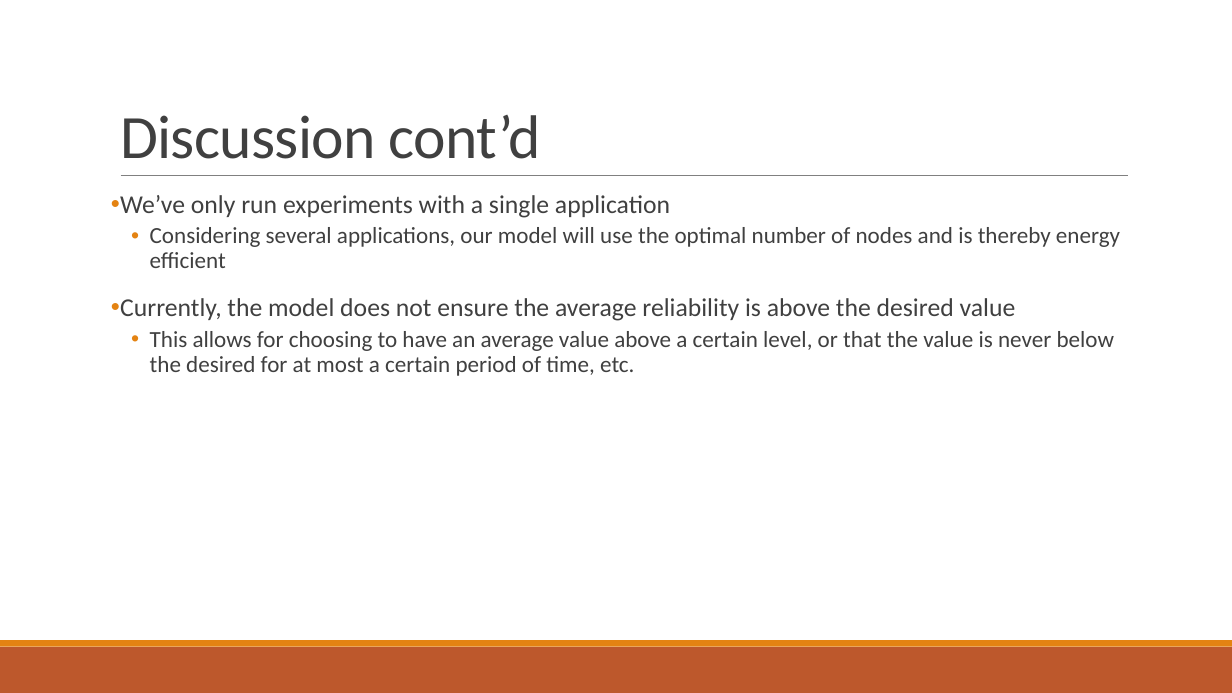
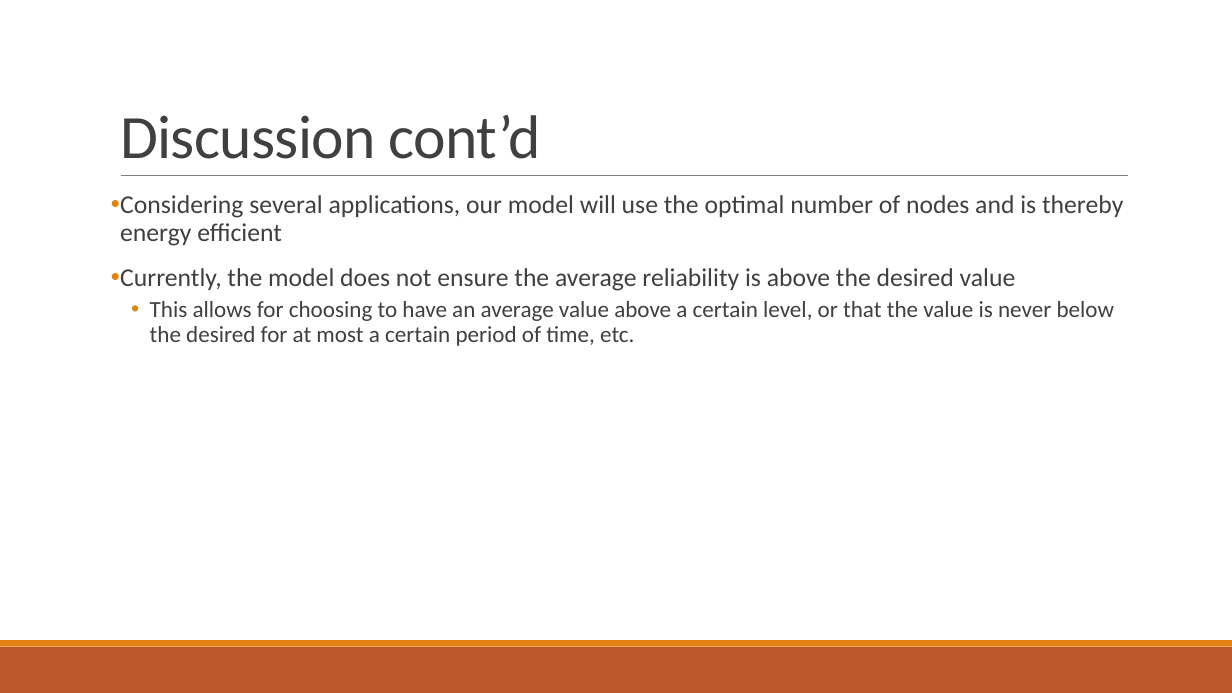
Before and after one commit to PStahl/master_thesis, a slide deck: slide 49 of presentation/presentation2.pptx. Drawn at 1232x693 pixels with LibreOffice and Linux fonts; fonts in the diff are those of the drawing. Boxes give left, top, right and bottom in pixels: in the first picture for what was removed or moved away, otherwise in the second. Text is boxed around its words. In the diff, an @@ line names an element or a change of style, - is before the commit and + after.

```diff
--- a/presentation/presentation2.pptx
+++ b/presentation/presentation2.pptx
@@ text at (x1=120, y1=195, x2=670, y2=218): paragraph removed @@
-• We’ve only run experiments with a single application
@@ text at (x1=120, y1=195, x2=1123, y2=246): size 18 to 20 pt in "Considering several applications, our model will use ..."; list level 2 to 1 in "Considering several applications, our model ..." @@
```
Also in this commit, not shown: 7 other slides changed.
